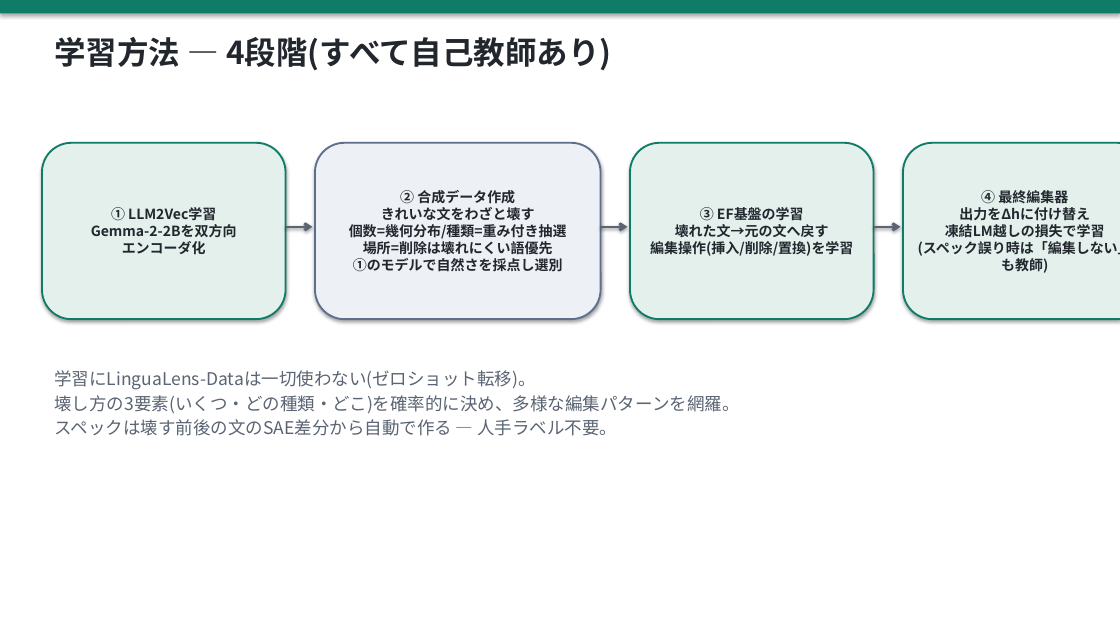
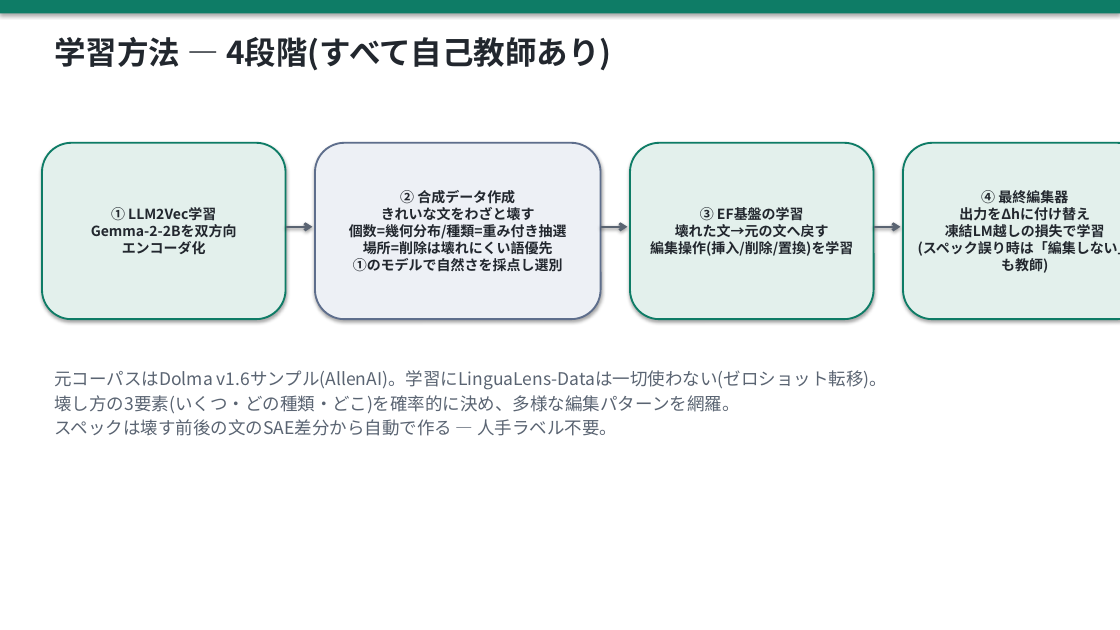
Before and after one commit to yohei-kobashi/SAE-LEWIS, a slide deck: slide 8 of slides/20260722_progress.pptx. Drawn at 1120x630 pixels with LibreOffice and Linux fonts; fonts in the diff are those of the drawing. Boxes give left, top, right and bottom in pixels: in the first picture for what was removed or moved away, otherwise in the second. Text is boxed around its words. In the diff, an @@ line names an element or a change of style, - is before the commit and + after.

Commit message:
スライド修正: 学習データの元コーパスを明記(Dolma v1.6サンプル、AllenAI英語コーパス)— データスライドと学習方法スライドの両方

```diff
--- a/slides/20260722_progress.pptx
+++ b/slides/20260722_progress.pptx
@@ text at bbox=[54, 370, 887, 390]: text changed @@
-学習にLinguaLens-Dataは一切使わない(ゼロショット転移)。
+元コーパスはDolma v1.6サンプル(AllenAI)。学習にLinguaLens-Dataは一切使わない(ゼロショット転移)。
```
Also in this commit, not shown: 1 other slide changed.
